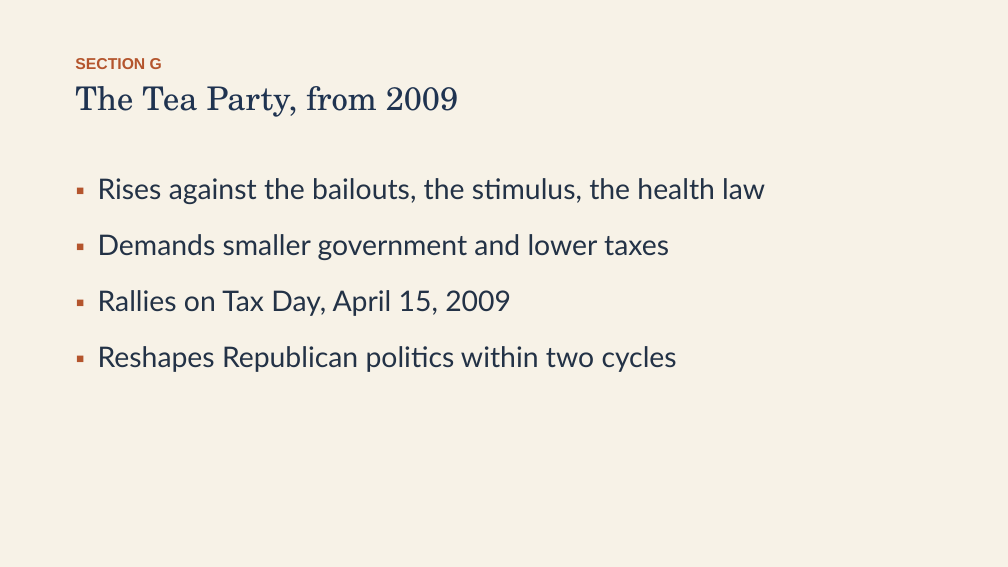
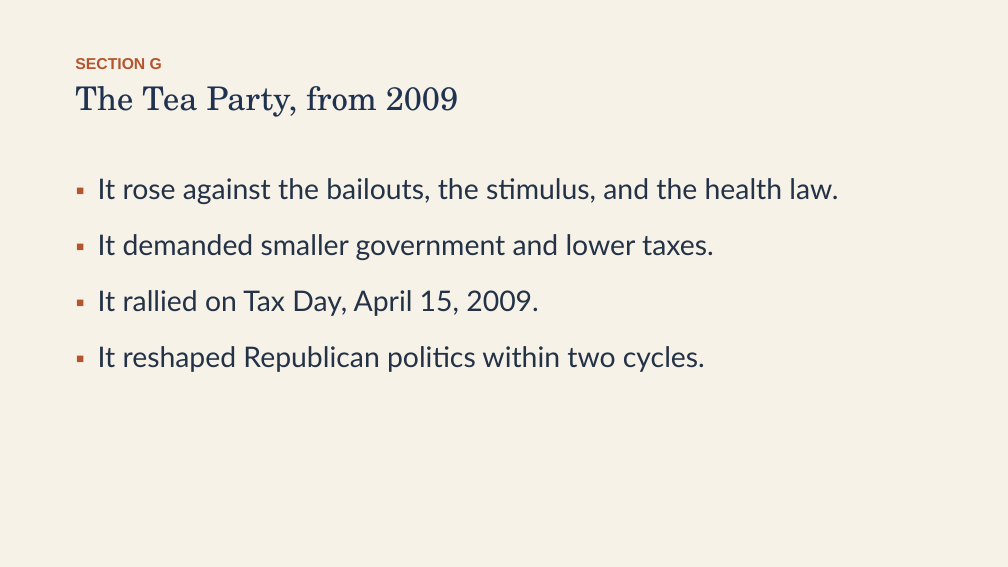
Before and after one commit to ab17gthb/humanities-curriculum-group, a slide deck: slide 24 of modern-america/lesson-07/lesson-07-slides.pptx. Drawn at 1008x567 pixels with LibreOffice and Linux fonts; fonts in the diff are those of the drawing. Boxes give left, top, right and bottom in pixels: in the first picture for what was removed or moved away, otherwise in the second. Text is boxed around its words. In the diff, an @@ line names an element or a change of style, - is before the commit and + after.

```diff
--- a/modern-america/lesson-07/lesson-07-slides.pptx
+++ b/modern-america/lesson-07/lesson-07-slides.pptx
@@ text at (98,178,838,372): text changed @@
-▪ Rises against the bailouts, the stimulus, the health law
-▪ Demands smaller government and lower taxes
-▪ Rallies on Tax Day, April 15, 2009
-▪ Reshapes Republican politics within two cycles
+▪ It rose against the bailouts, the stimulus, and the health law.
+▪ It demanded smaller government and lower taxes.
+▪ It rallied on Tax Day, April 15, 2009.
+▪ It reshaped Republican politics within two cycles.
```
Also in this commit, not shown: 9 other slides changed, 6 other files.
